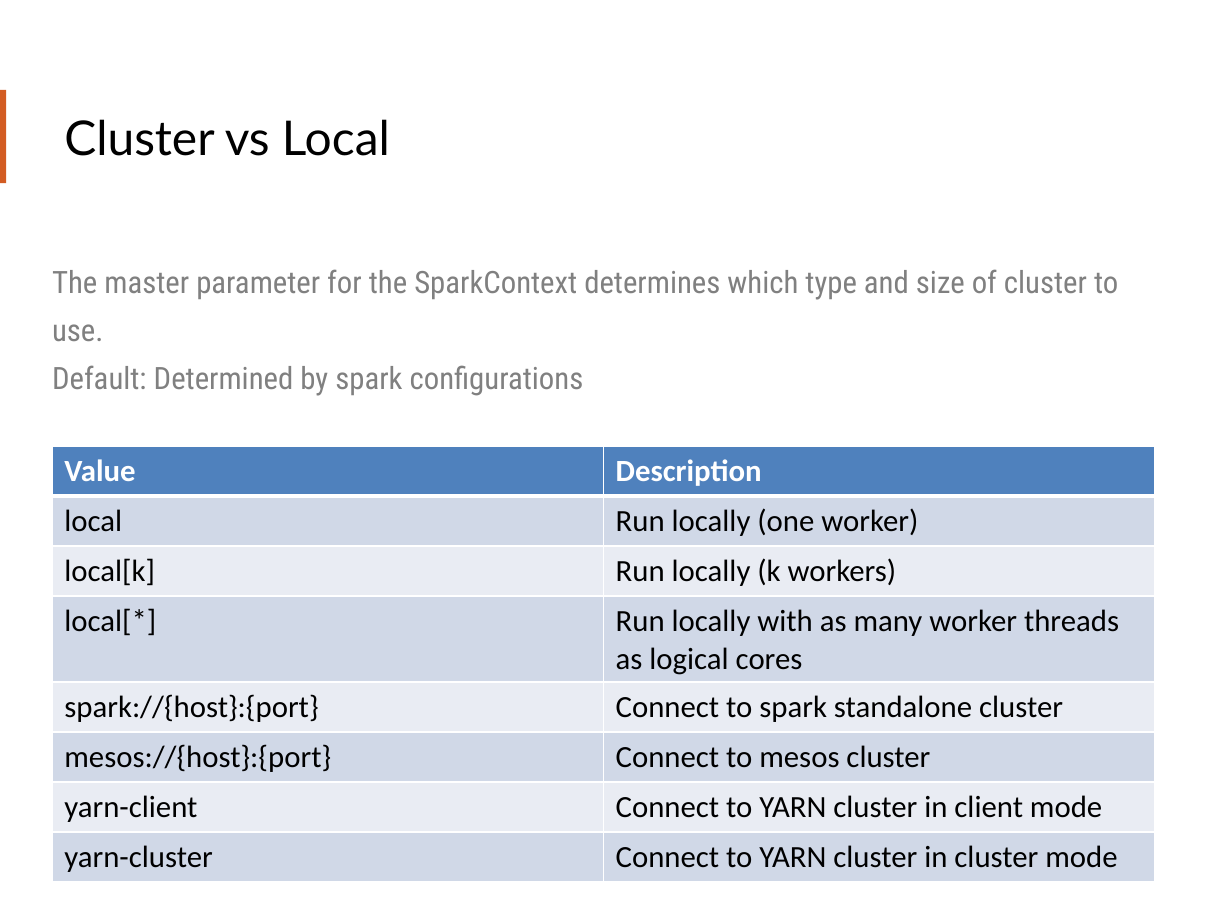
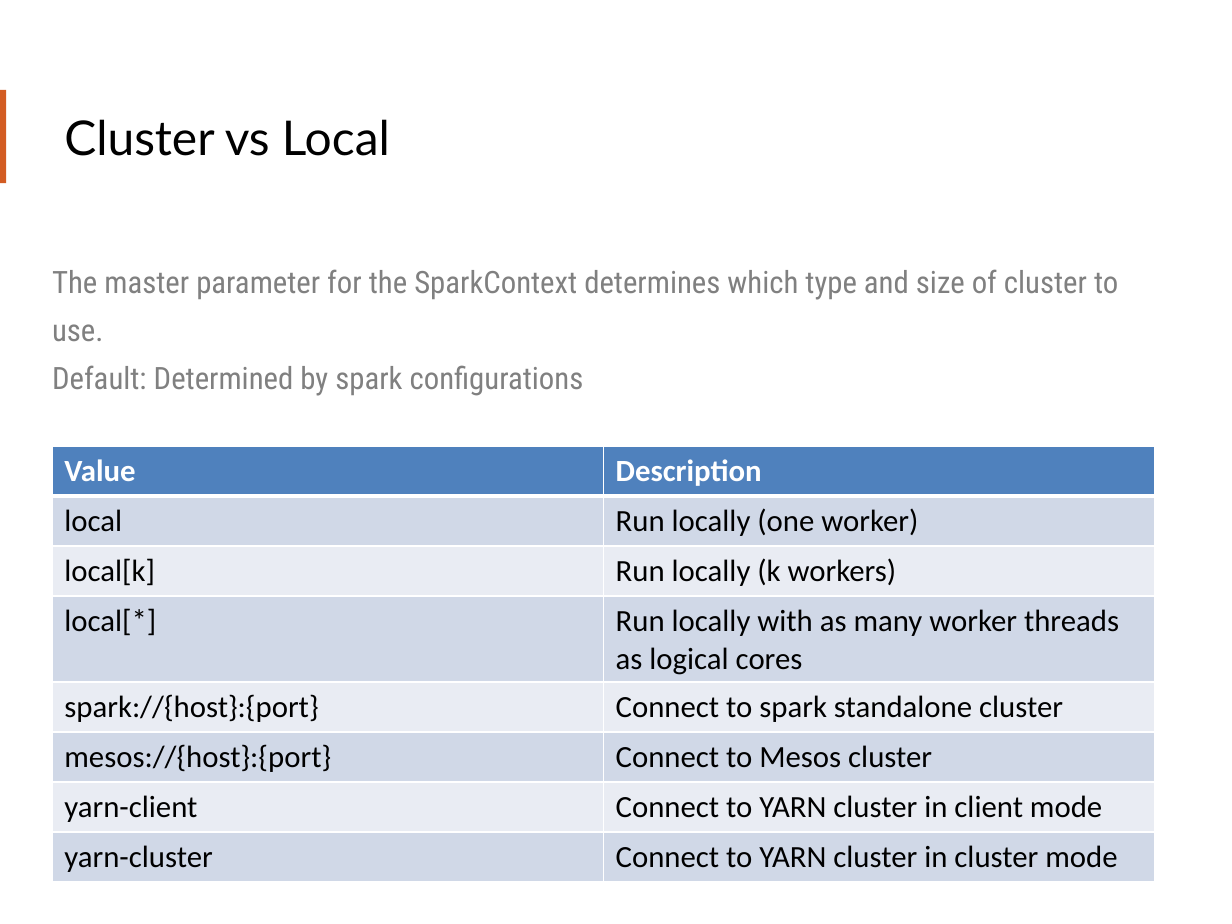
Before and after one commit to teamclairvoyant/intro-to-spark, a slide deck: slide 27 of Intro to Apache Spark Slides.pptx. Drawn at 1232x924 pixels with LibreOffice and Linux fonts; fonts in the diff are those of the drawing. Boxes give left, top, right and bottom in pixels: in the first picture for what was removed or moved away, otherwise in the second. Text is boxed around its words. In the diff, an @@ line names an element or a change of style, - is before the commit and + after.

```diff
--- a/Intro to Apache Spark Slides.pptx
+++ b/Intro to Apache Spark Slides.pptx
@@ table at [52, 446, 1153, 882] @@
-row 6, column 2: Connect to mesos cluster
+row 6, column 2: Connect to Mesos cluster
```
Also in this commit, not shown: 17 other slides changed, 1 slide added, 1 slide removed, 2 other files.
